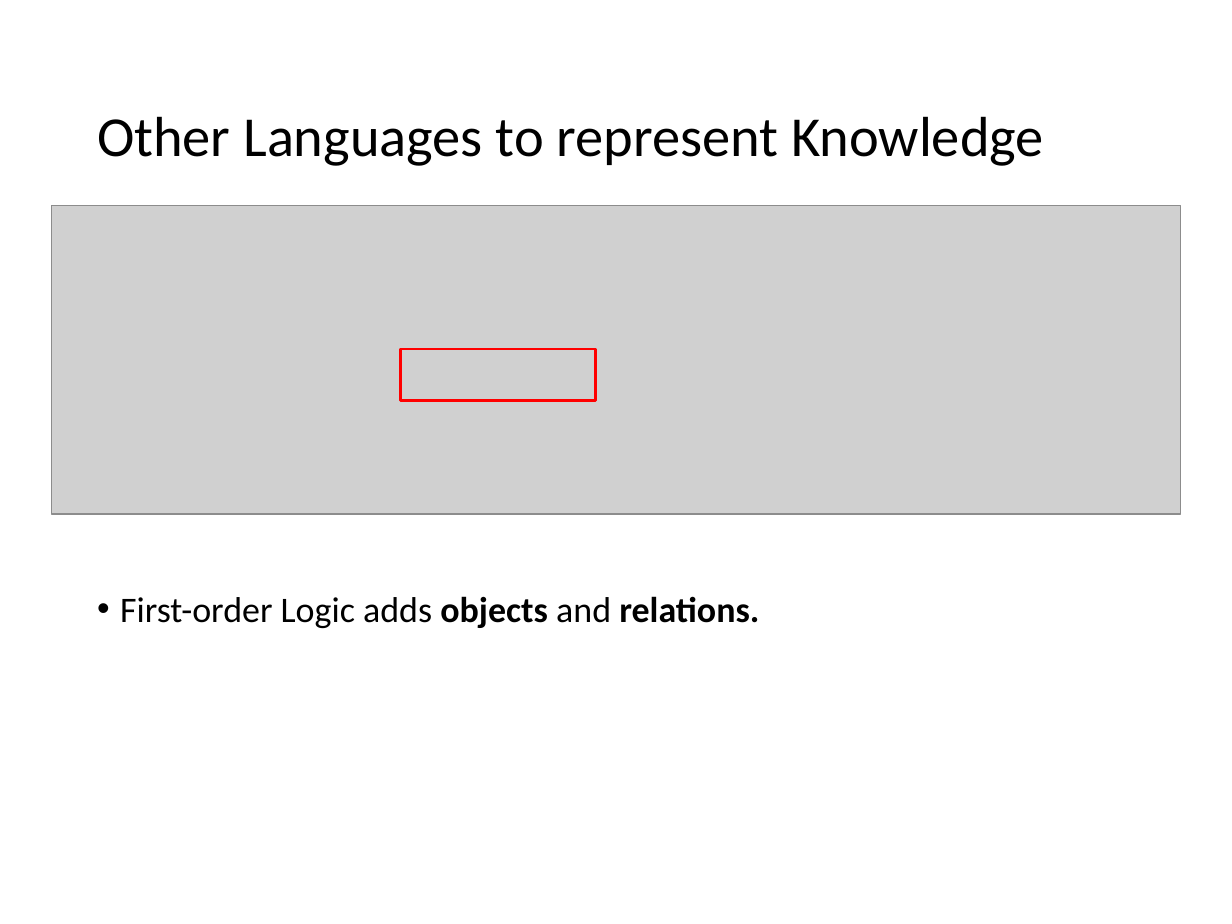
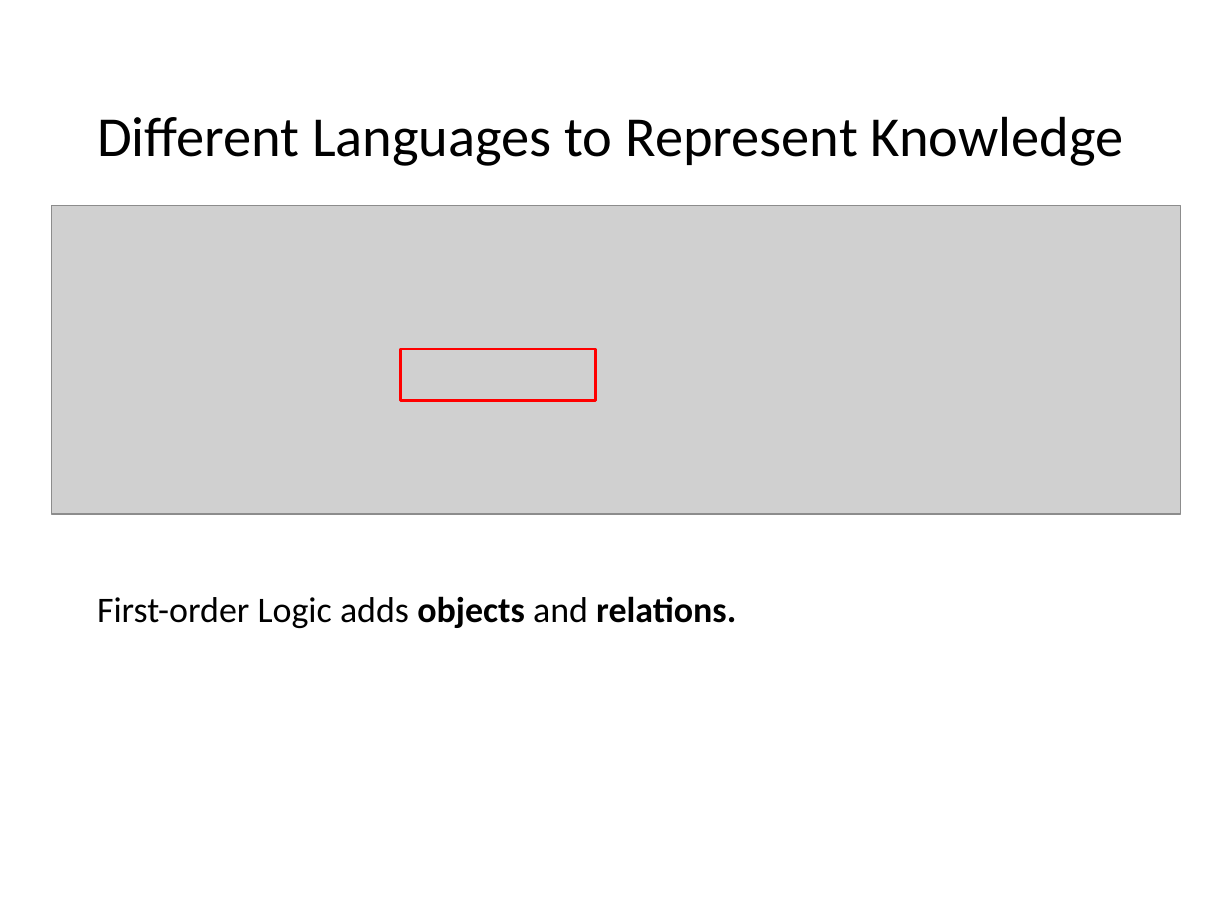
Before and after one commit to mhahsler/CS7320-AI, a slide deck: slide 28 of slides/07_logic.pptx (slide 27 before the commit). Drawn at 1232x924 pixels with LibreOffice and Linux fonts; fonts in the diff are those of the drawing; grey boxes stand for pictures. Boxes give left, top, right and bottom in pixels: in the first picture for what was removed or moved away, otherwise in the second. Text is boxed around its words. In the diff, an @@ line names an element or a change of style, - is before the commit and + after.

```diff
--- a/slides/07_logic.pptx
+++ b/slides/07_logic.pptx
@@ title at bbox=[97, 116, 1124, 166]: text changed @@
-Other Languages to represent Knowledge
+Different Languages to Represent Knowledge
@@ text "First-order Logic adds objects and ..." at bbox=[97, 596, 736, 628]: bullet • to none @@
```
Also in this commit, not shown: 7 other slides changed, 6 slides added, 3 slides removed, 1 other file.
